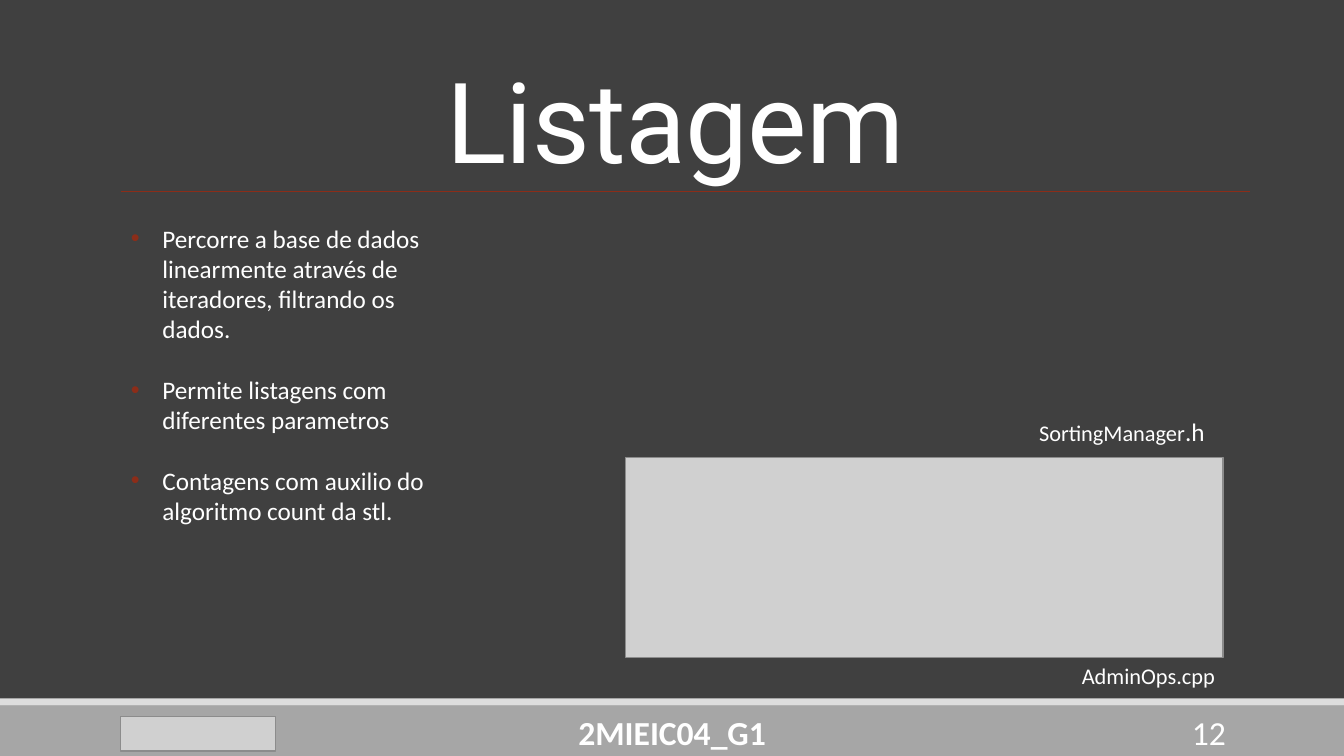
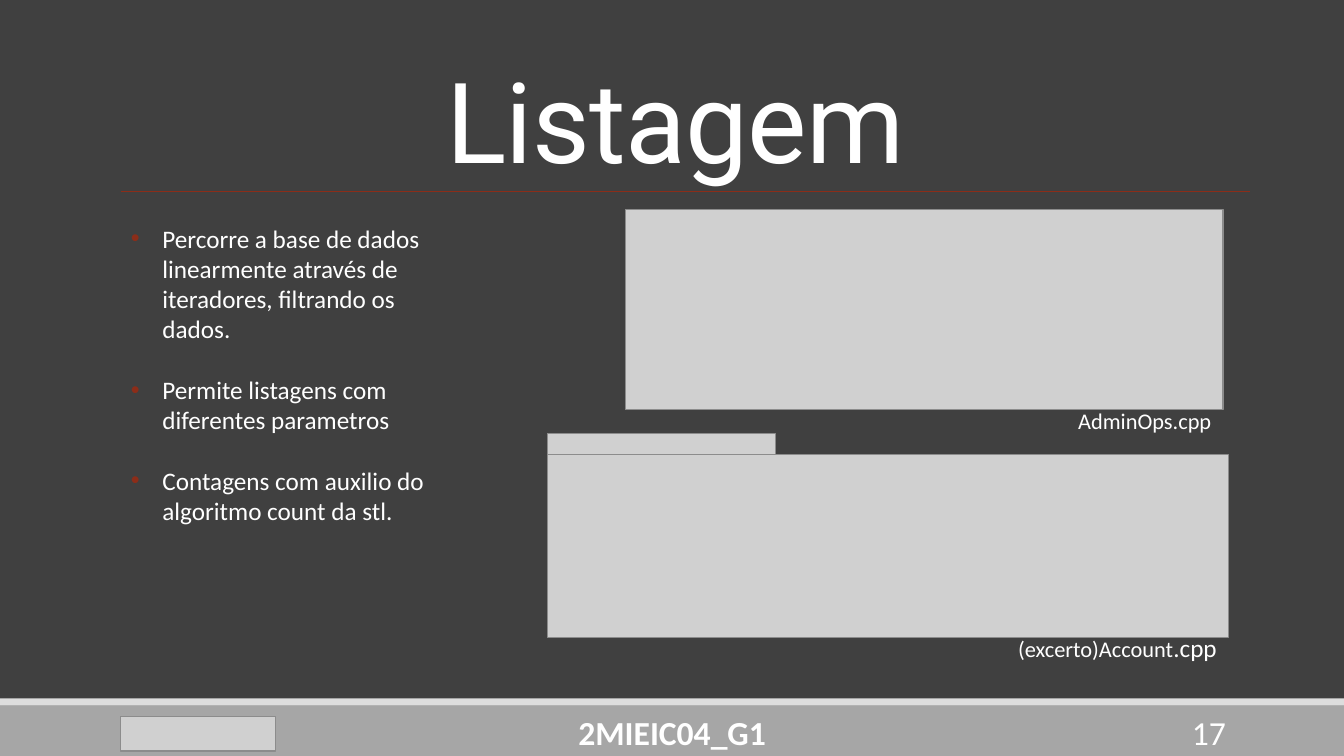
Before and after one commit to DoStini/FEUP-AEDA-proj, a slide deck: slide 17 of StreamZ_Apresentation4.pptx (slide 12 before the commit). Drawn at 1344x756 pixels with LibreOffice and Linux fonts; fonts in the diff are those of the drawing; grey boxes stand for pictures. Boxes give left, top, right and bottom in pixels: in the first picture for what was removed or moved away, otherwise in the second. Text is boxed around its words. In the diff, an @@ line names an element or a change of style, - is before the commit and + after.

```diff
--- a/StreamZ_Apresentation4.pptx
+++ b/StreamZ_Apresentation4.pptx
@@ picture: place and size @@
-picture at bbox=[625, 458, 1223, 658]
+picture at bbox=[625, 210, 1223, 410]
@@ text "AdminOps.cpp": place and size @@
-text "AdminOps.cpp" at bbox=[1082, 668, 1215, 688]
+text "AdminOps.cpp" at bbox=[1078, 413, 1211, 433]
@@ picture added at bbox=[547, 434, 775, 458] @@
@@ text removed at bbox=[1039, 423, 1205, 445] @@
-SortingManager.h
@@ picture added at bbox=[547, 455, 1228, 637] @@
@@ text added at bbox=[1018, 637, 1216, 661], 16 pt, text #FFFFFF @@
+(excerto)Account.cpp
@@ page number at bbox=[1192, 723, 1226, 745]: text changed @@
-12
+17
```
Also in this commit, not shown: 6 other slides changed, 4 slides added, 1 other file.
